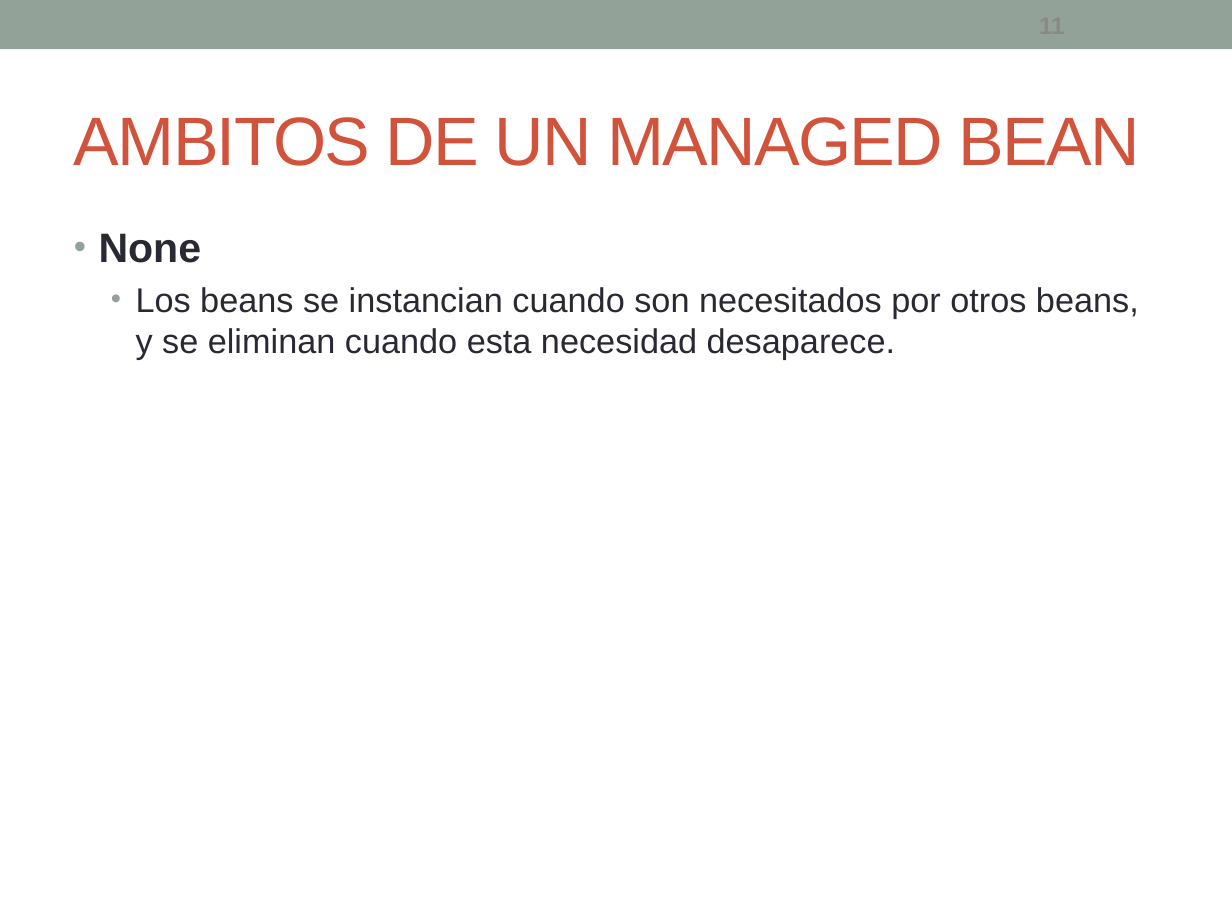
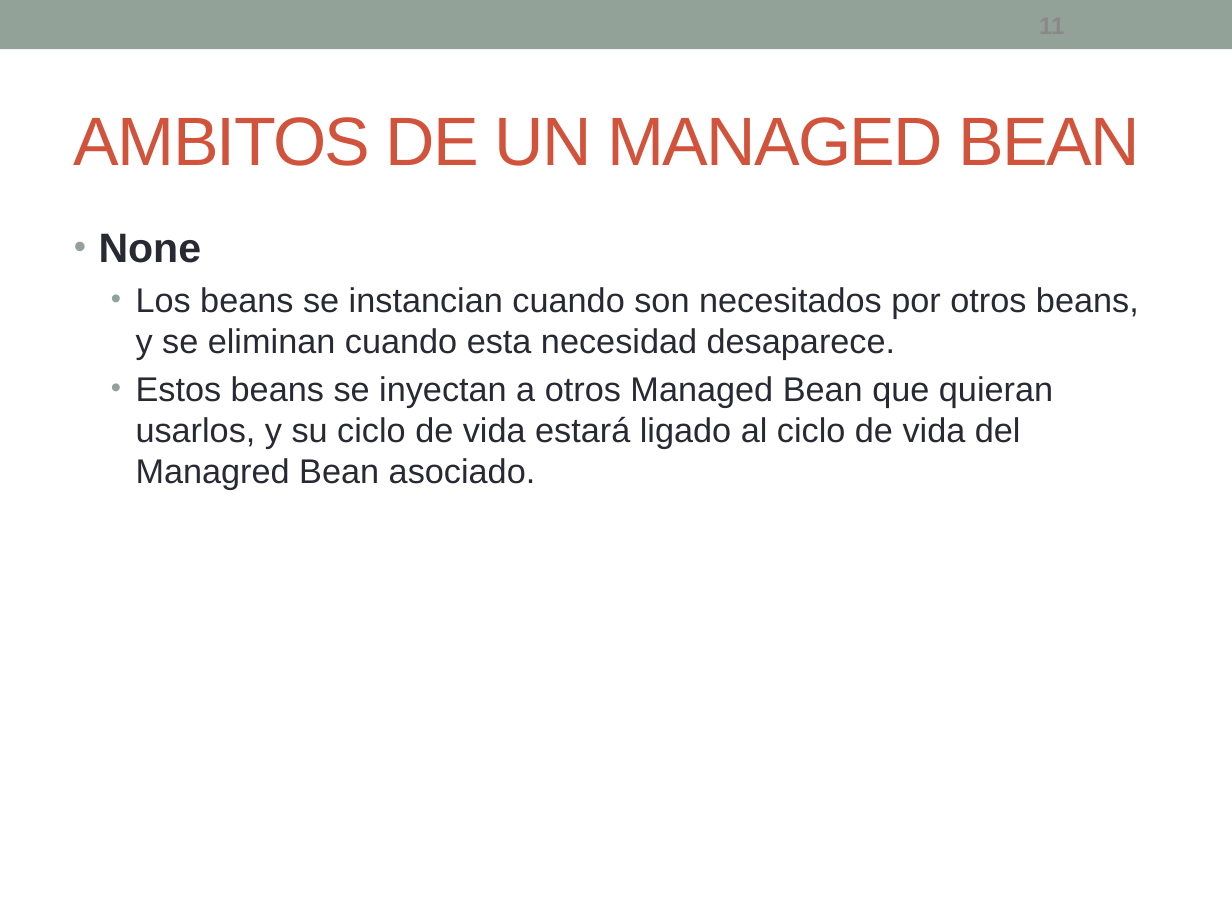
Before and after one commit to fdepablo/WsCursoJavaEE, a slide deck: slide 11 of _18_JSF/powerpoint/JSF - 3 - ManagedBean.pptx. Drawn at 1232x924 pixels with LibreOffice and Linux fonts; fonts in the diff are those of the drawing. Boxes give left, top, right and bottom in pixels: in the first picture for what was removed or moved away, otherwise in the second. Text is boxed around its words. In the diff, an @@ line names an element or a change of style, - is before the commit and + after.

```diff
--- a/_18_JSF/powerpoint/JSF - 3 - ManagedBean.pptx
+++ b/_18_JSF/powerpoint/JSF - 3 - ManagedBean.pptx
@@ text at (136,376,1053,489): paragraph added @@
+  • Estos beans se inyectan a otros Managed Bean que quieran usarlos, y su ciclo de vida estará ligado al ciclo de vida del Managred Bean asociado.
```
Also in this commit, not shown: 14 other slides changed, 2 slides added, 8 other files.
